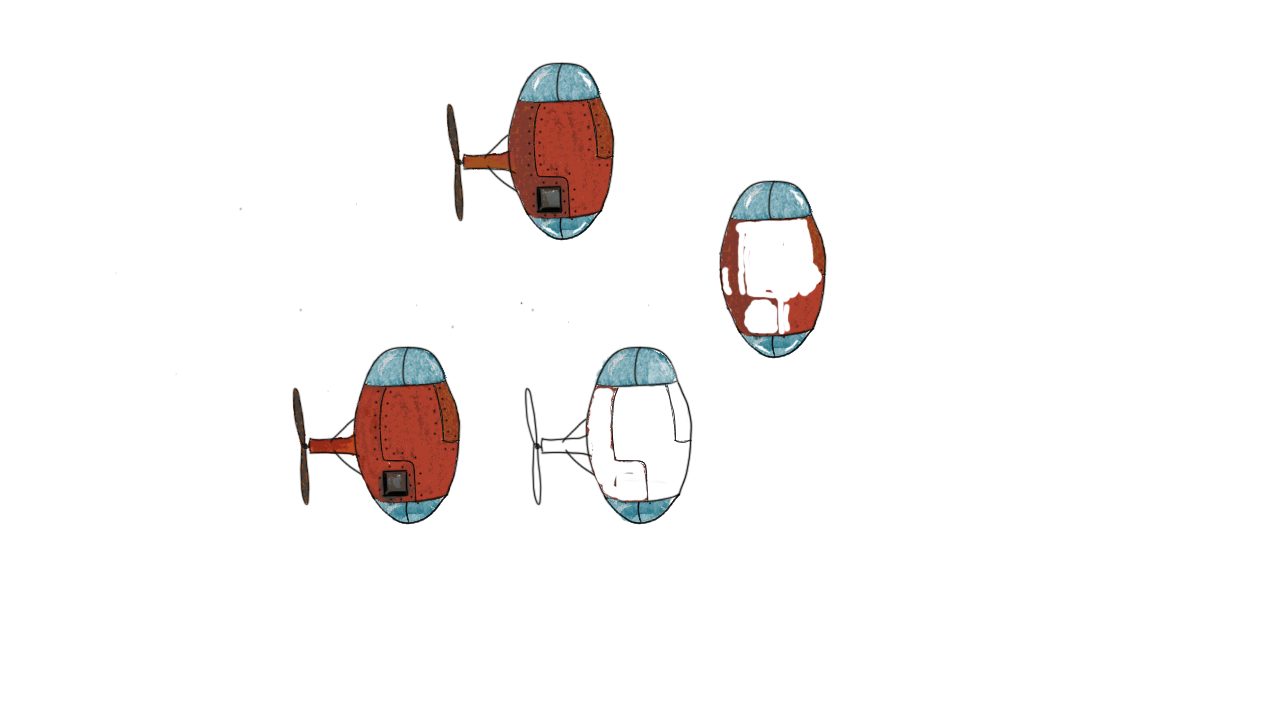
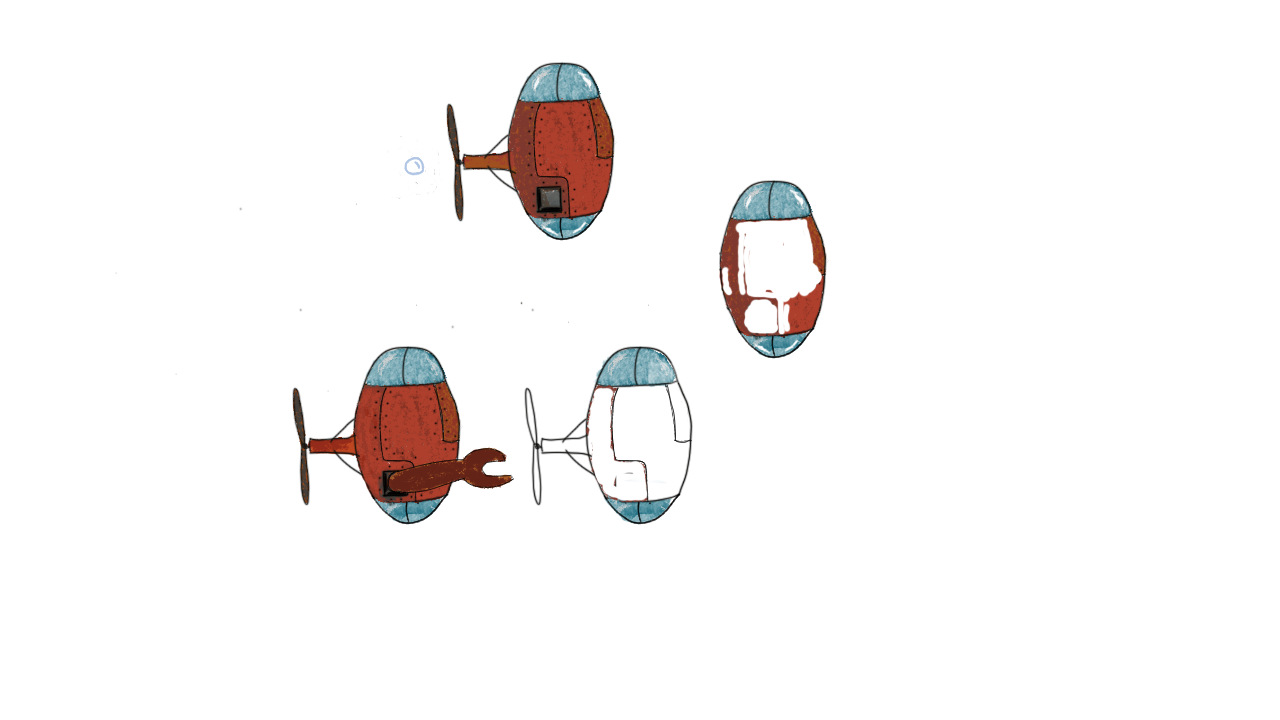
Before/after of a 1280 × 720 layered artwork. What changed in the layer stack:
showed "Calque 21", painted on it over [387, 136, 442, 199]
showed "Calque 18" over [386, 448, 514, 494]
showed "Calque 19" over [386, 448, 512, 494]
showed "Calque 20" over [386, 447, 513, 494]
